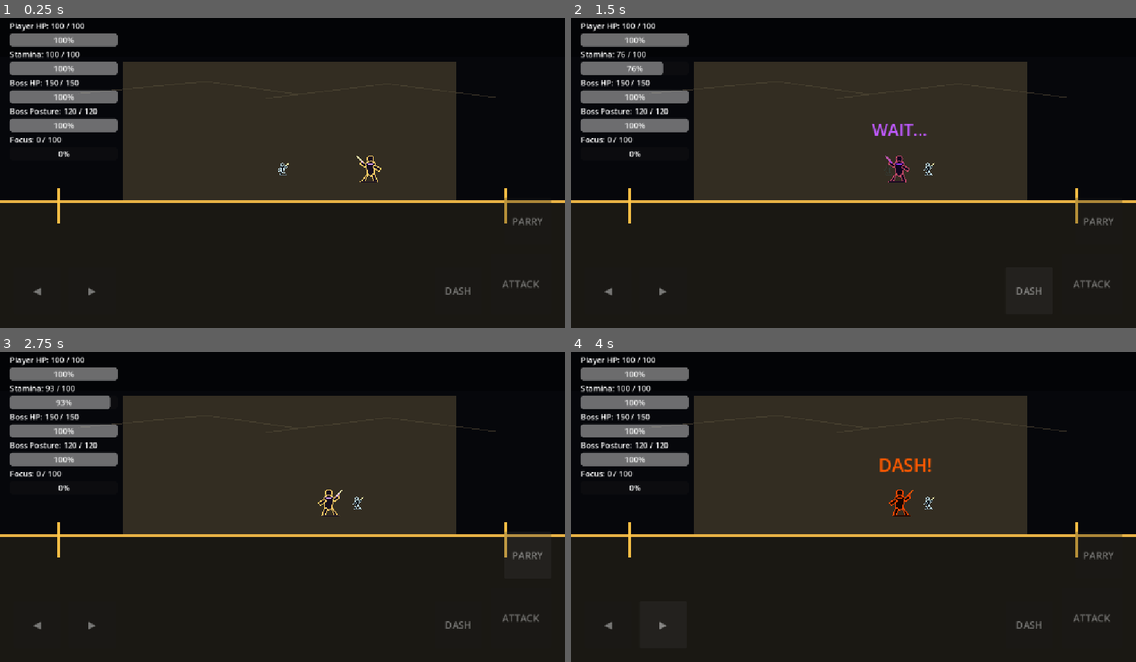
Above: before the commit, frames 1-4 (two rows, left to right).
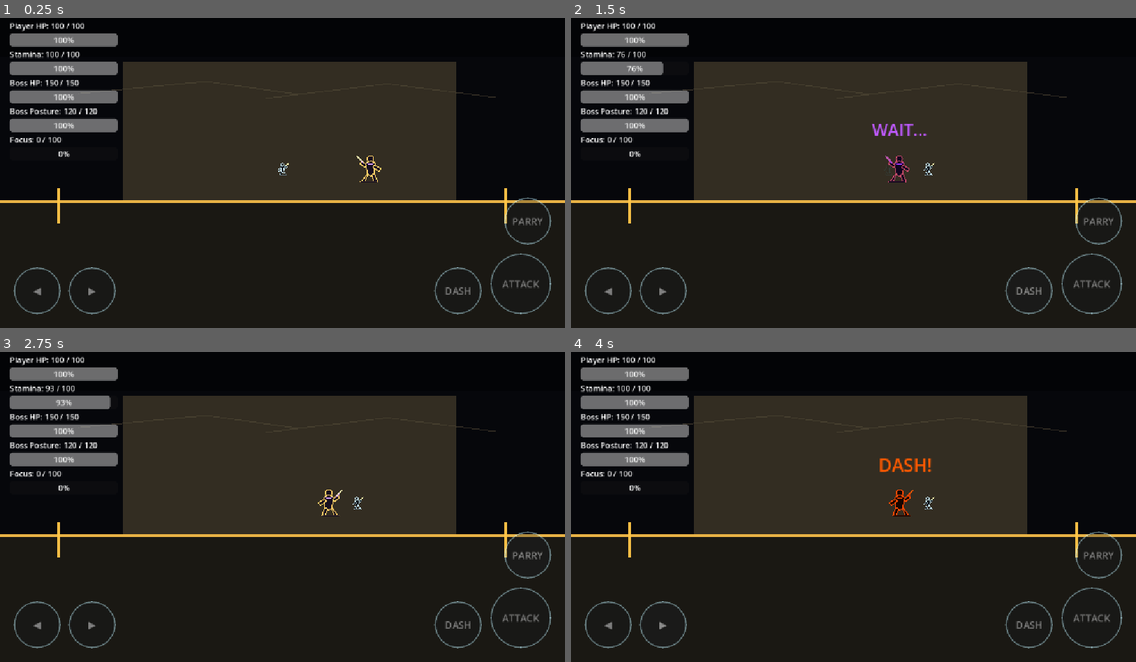
Above: after the commit, the same moments.

Repository: shanwinder/lastblade
Game: Godot game, scene res://scenes/main/BossBrokenMaster.tscn
The game is run twice, just before and just after one commit, with the same random seed, the same clock (stepped at 60 frames per second) and the same inputs.
Inputs:
- Up to frame 1 (0.25 s): no input
- Up to frame 2 (1.5 s): click "ATTACK" at 0.5 s; click "DASH" at 1.25 s
- Up to frame 3 (2.75 s): click "PARRY" at 2 s
- Up to frame 4 (4 s): click "◀" at 2.75 s; click "▶" at 3.5 s

The runs differ from the first frame. In frame 1, 0.7% of the frame differs, in the area x 2-98%, y 57-96%; in frame 2, 0.7%; in frame 3, 0.7%; in frame 4, 0.7%.

Commit message:
feat: make mobile controls circular

Diff:
--- a/last-blade-trial/touch_controls.gd
+++ b/last-blade-trial/touch_controls.gd
@@ -13,10 +13,10 @@
 @export var allow_mouse_test: bool = true
 
 # ความโปร่งใสของปุ่มปกติ
-@export var button_alpha: float = 0.48
+@export var button_alpha: float = 0.52
 
 # ความโปร่งใสของปุ่มตอนกด
-@export var pressed_button_alpha: float = 0.78
+@export var pressed_button_alpha: float = 0.82
 
 # ขนาดปุ่มเดินซ้าย/ขวา
 @export var move_button_size: Vector2 = Vector2(96.0, 96.0)
@@ -32,6 +32,18 @@
 
 # ขนาดตัวอักษรบนปุ่ม
 @export var button_font_size: int = 20
+
+# สีพื้นปุ่มปกติ
+@export var button_fill_color: Color = Color(0.07, 0.09, 0.12, 0.52)
+
+# สีพื้นปุ่มตอนกด
+@export var button_pressed_fill_color: Color = Color(0.20, 0.42, 0.55, 0.82)
+
+# สีเส้นขอบปุ่ม
+@export var button_border_color: Color = Color(0.75, 0.95, 1.0, 0.85)
+
+# ความหนาเส้นขอบปุ่ม
+@export var button_border_width: int = 3
 
 # Root control ที่คลุมทั้งจอ
 var root_control: Control = null
@@ -102,7 +114,46 @@
 	button.mouse_filter = Control.MOUSE_FILTER_STOP
 	button.modulate = Color(1.0, 1.0, 1.0, button_alpha)
 	button.add_theme_font_size_override("font_size", button_font_size)
+
+	# ทำให้ปุ่มเป็นวงกลมด้วย StyleBoxFlat โดยตั้ง corner radius ให้มากกว่าครึ่งของขนาดปุ่ม
+	apply_circle_button_style(button, button_size)
+
 	return button
+
+
+func apply_circle_button_style(button: Button, button_size: Vector2) -> void:
+	# คำนวณ radius จากปุ่ม เพื่อให้ปุ่มดูเป็นวงกลม/แคปซูลตามขนาดจริง
+	var radius: int = int(max(button_size.x, button_size.y))
+
+	var normal_style := create_circle_style(button_fill_color, radius)
+	var hover_style := create_circle_style(Color(button_fill_color.r + 0.04, button_fill_color.g + 0.04, button_fill_color.b + 0.04, button_fill_color.a), radius)
+	var pressed_style := create_circle_style(button_pressed_fill_color, radius)
+
+	button.add_theme_stylebox_override("normal", normal_style)
+	button.add_theme_stylebox_override("hover", hover_style)
+	button.add_theme_stylebox_override("pressed", pressed_style)
+	button.add_theme_stylebox_override("focus", normal_style)
+	tbutton_disabled_style_if_needed(button, radius)
+
+
+func tbutton_disabled_style_if_needed(button: Button, radius: int) -> void:
+	# ใส่ style disabled เผื่ออนาคตมีการปิดปุ่ม จะได้ยังเป็นทรงเดียวกัน
+	var disabled_color := Color(button_fill_color.r, button_fill_color.g, button_fill_color.b, 0.22)
+	button.add_theme_stylebox_override("disabled", create_circle_style(disabled_color, radius))
+
+
+func create_circle_style(fill_color: Color, radius: int) -> StyleBoxFlat:
+	# สร้าง StyleBoxFlat ทรงวงกลม/โค้งมนสูง
+	var style := StyleBoxFlat.new()
+	style.bg_color = fill_color
+	style.border_color = button_border_color
+	style.set_border_width_all(button_border_width)
+	style.set_corner_radius_all(radius)
+	style.content_margin_left = 6.0
+	style.content_margin_right = 6.0
+	style.content_margin_top = 6.0
+	style.content_margin_bottom = 6.0
+	return style
 
 
 func connect_hold_button(button: Button, action_name: String) -> void:
